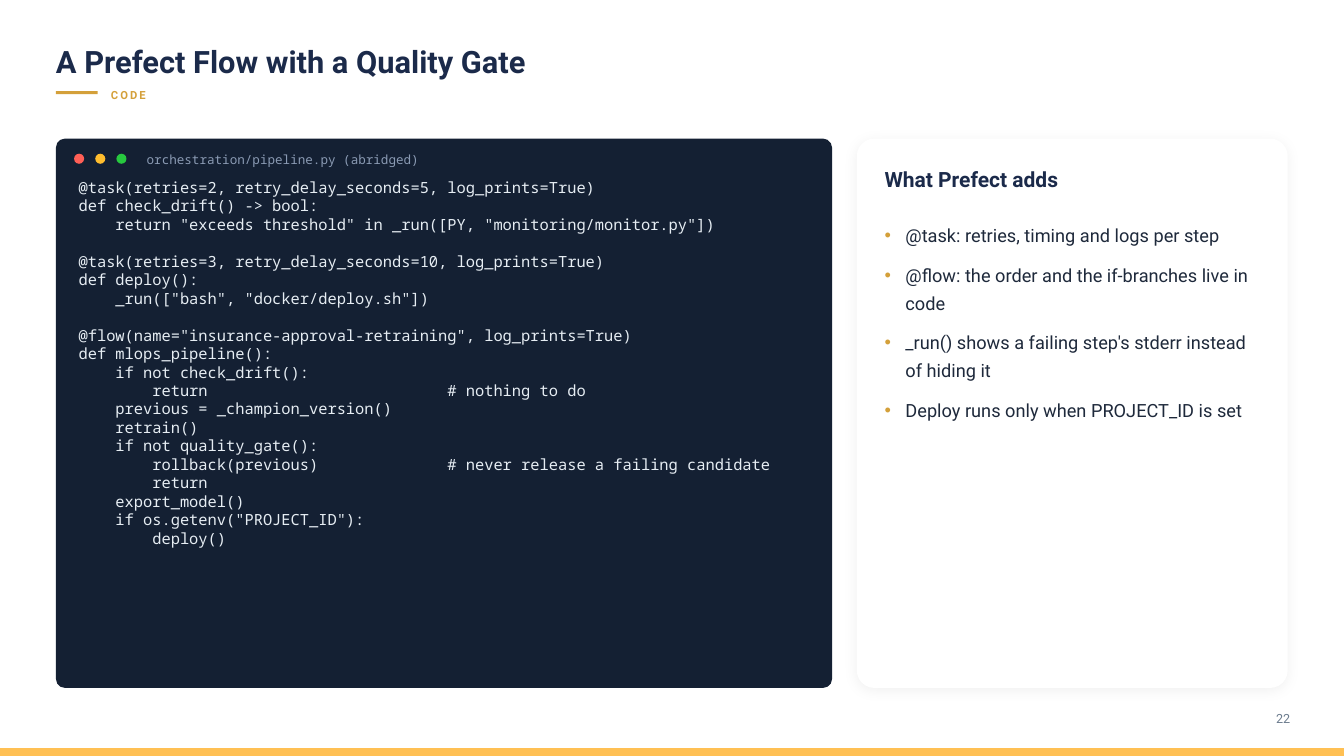
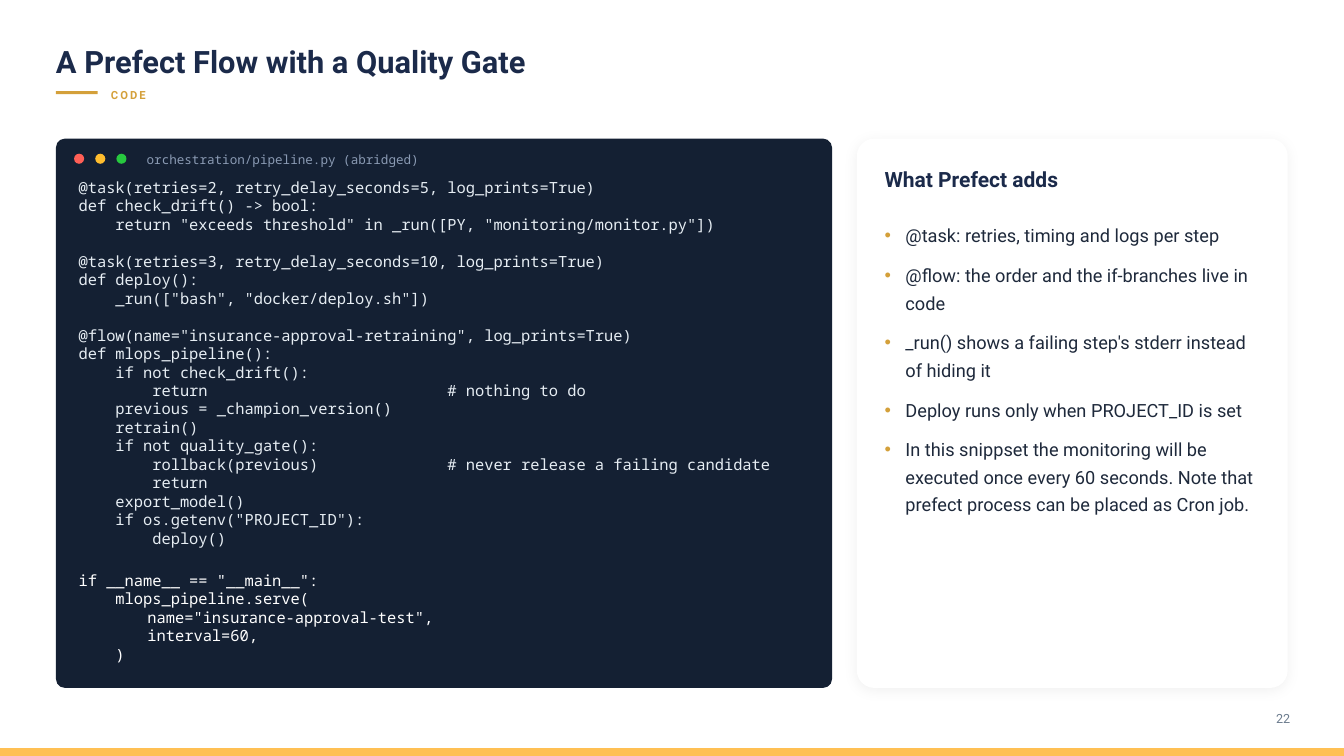
Before and after one commit to madeharta/latest-mlops-workshop, a slide deck: slide 53 of Materi MLOps Day-3.pptx (slide 33 before the commit). Drawn at 1344x756 pixels with LibreOffice and Linux fonts; fonts in the diff are those of the drawing; background and template pictures are left out. Boxes give left, top, right and bottom in pixels: in the first picture for what was removed or moved away, otherwise in the second. Text is boxed around its words. In the diff, an @@ line names an element or a change of style, - is before the commit and + after.

Commit message:
Update PPTX

```diff
--- a/Materi MLOps Day-3.pptx
+++ b/Materi MLOps Day-3.pptx
@@ text at [905,442,1253,515]: paragraph added @@
+• In this snippset the monitoring will be executed once every 60 seconds. Note that prefect process can be placed as Cron job.
@@ text at [79,574,433,643]: paragraphs added @@
+if __name__ == "__main__":
+mlops_pipeline.serve(
+name="insurance-approval-test",
+interval=60,
+)
```
Also in this commit, not shown: 7 other slides changed, 2 slides added, 11 slides removed, 2 other files.
